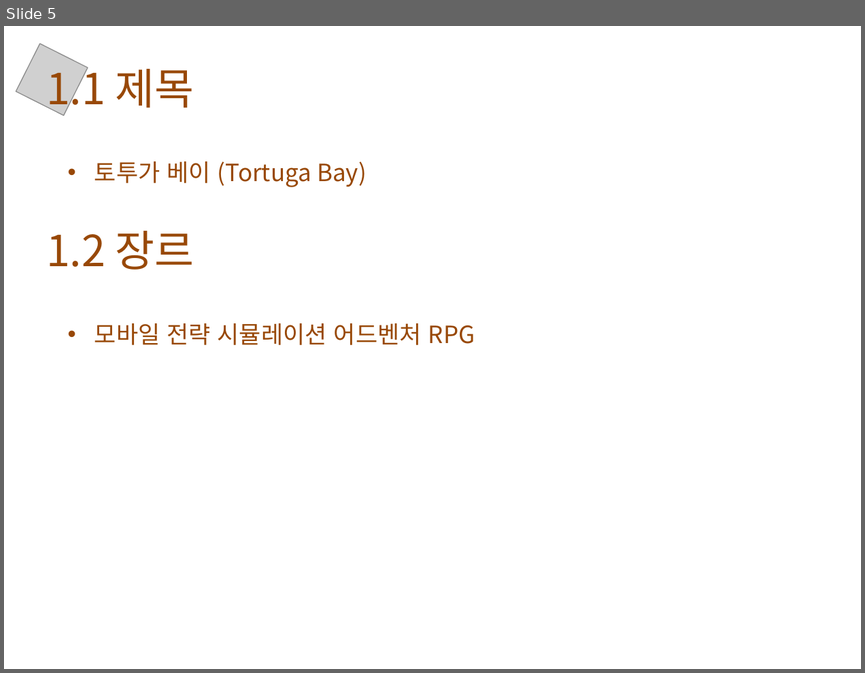
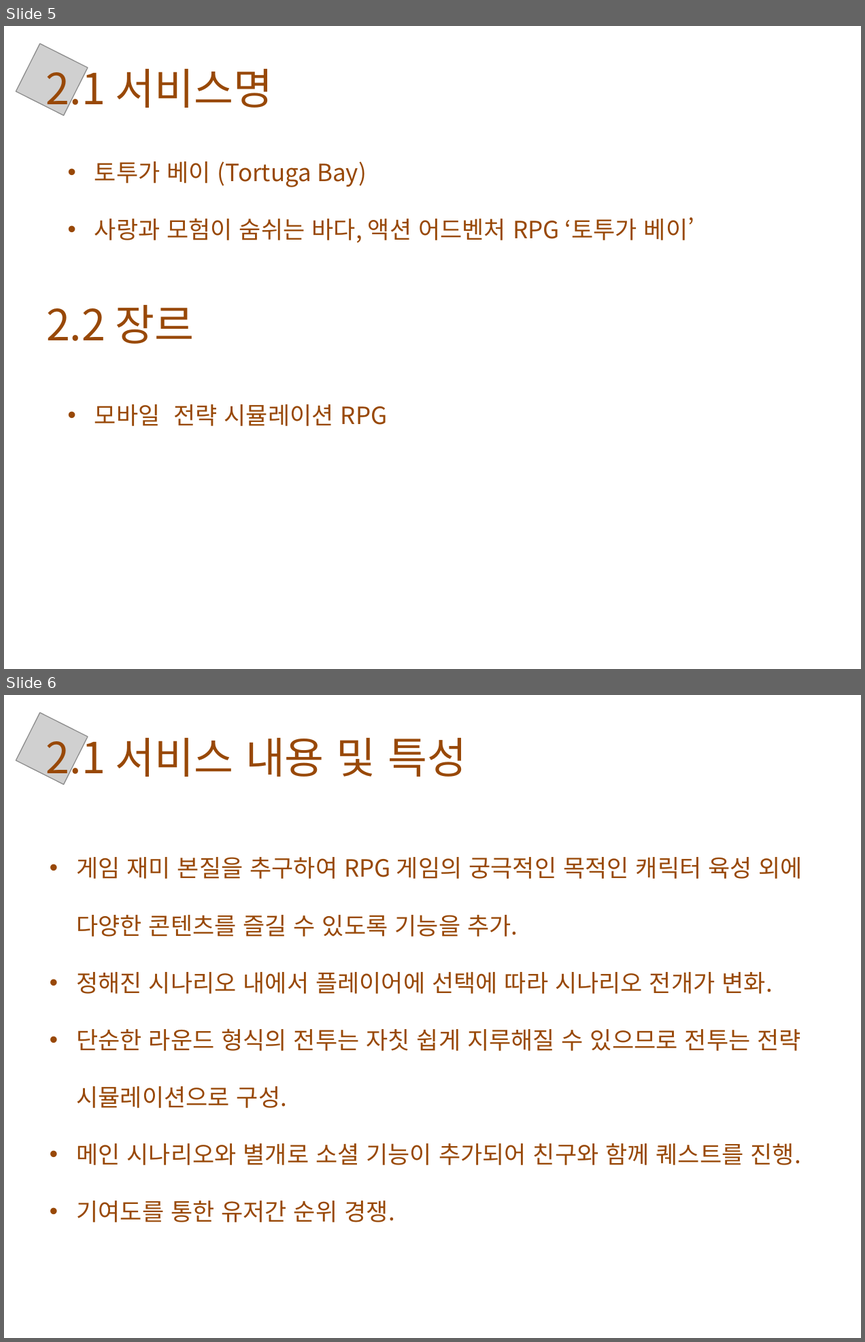
Before and after one commit to lge920904/planning_contest, a slide deck: tortuga bay 1.pptx. Shown one above the other, each under a label of ours: slide 5 before the commit, slides 5 and 6 after it. The pictures are 865x673 and 865x1342 pixels, drawn with LibreOffice and Linux fonts; fonts in the diff are those of the drawing; grey boxes stand for pictures; background and template pictures are left out. Boxes give left, top, right and bottom in pixels: in the first picture for what was removed or moved away, otherwise in the second. Text is boxed around its words. In the diff, an @@ line names an element or a change of style, - is before the commit and + after.

```diff
--- a/tortuga bay 1.pptx
+++ b/tortuga bay 1.pptx
@@ slide 6 added at bbox=[4, 695, 861, 1338], background picture (left out) @@
@@ picture added at bbox=[16, 713, 88, 784] @@
@@ text added at bbox=[46, 730, 466, 783], 36 pt, text #984807 @@
+2.1 서비스 내용 및 특성
@@ text added at bbox=[76, 857, 803, 1222], 20 pt, text #984807 @@
+• 게임 재미 본질을 추구하여 RPG 게임의 궁극적인 목적인 캐릭터 육성 외에 다양한 콘텐츠를 즐길 수 있도록 기능을 추가.
+• 정해진 시나리오 내에서 플레이어에 선택에 따라 시나리오 전개가 변화.
+• 단순한 라운드 형식의 전투는 자칫 쉽게 지루해질 수 있으므로 전투는 전략 시뮬레이션으로 구성.
+• 메인 시나리오와 별개로 소셜 기능이 추가되어 친구와 함께 퀘스트를 진행.
+• 기여도를 통한 유저간 순위 경쟁.
@@ slide 5 changed as well @@
@@ text at bbox=[46, 61, 273, 114]: text changed @@
-1.1 제목
+2.1 서비스명
@@ text at bbox=[94, 217, 694, 243]: paragraph added @@
+• 사랑과 모험이 숨쉬는 바다, 액션 어드벤처 RPG ‘토투가 베이’
@@ text at bbox=[46, 305, 194, 344]: text changed @@
-1.2 장르
+2.2 장르
@@ text at bbox=[94, 404, 388, 426]: text changed @@
-• 모바일 전략 시뮬레이션 어드벤처 RPG
+• 모바일 전략 시뮬레이션 RPG
```
Also in this commit, not shown: 4 other slides changed, 12 other slides added, 1 slide removed, 2 other files.
